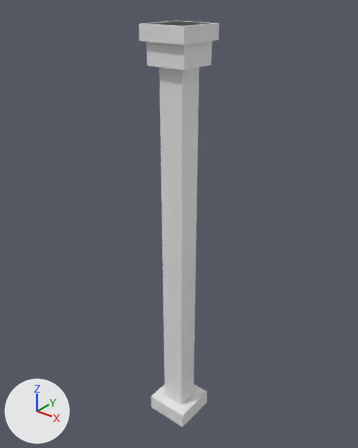
What one commit did to the glTF model assets/source/infrastructure/directorate/conveyors/models/support_light_tier1/structural_intact_lod1.glb.
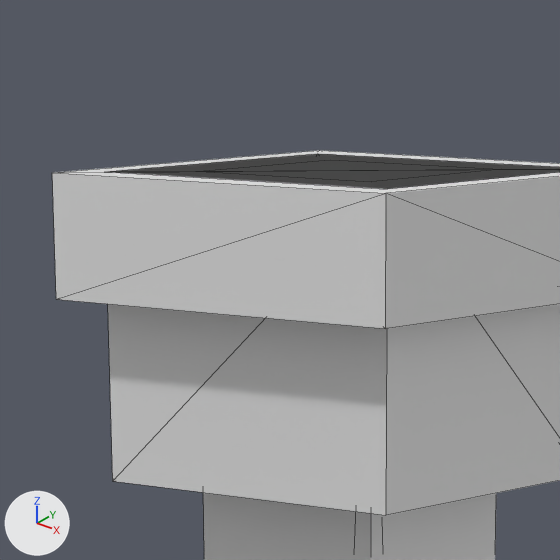
Old and new are each drawn whole from a 50 mm lens placed at (0.2596, -0.3249, 0.4281), pointed at (-0.0066, 0.0079, 0.2217) and again close up on the part from 37% to 58% of the width and 0% to 17% of the height. The axes (+X, +Y, +Z) are drawn at lower left. The lights are the same throughout. The first two pictures are the older version. The close-ups show mesh edges as thin lines. Vertices at exactly the same position are counted once.

Objects in the first close-up: 'structural_intact_lod1'.
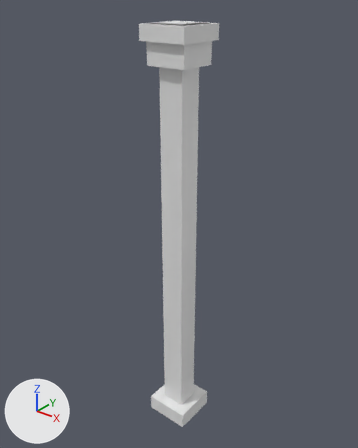
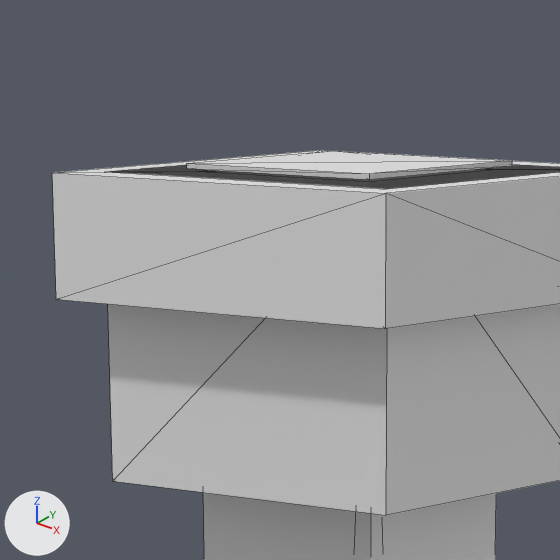
What differs and where, as boxes (x1, y1, x2, y2) in the close-ups (560 x 560 px):
part 1 of me_structural_intact_lod1, added
    after: (187, 151, 512, 180)

What the commit changed:
me_structural_intact_lod1 is used by ob_structural_intact_lod1; location (0.0, 0.0, 0.0).
me_structural_intact_lod1 had 32 vertices, 48 faces and spanned x -0.022..0.022, y -0.022..0.022, z 0.0..0.4.
me_structural_intact_lod1 now has 40 vertices, 60 faces and spans x -0.022..0.022, y -0.022..0.022, z 0.0..0.401.
me_structural_intact_lod1 part 1: a new loose piece, a box spanning x -0.01222..0.01222, y -0.01222..0.01222, z 0.40028..0.40083.
